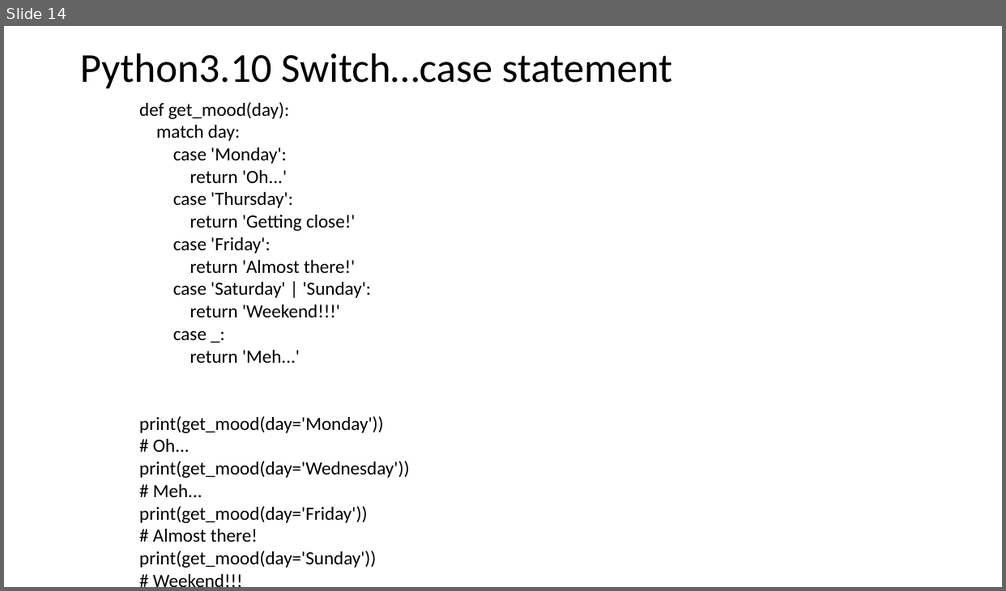
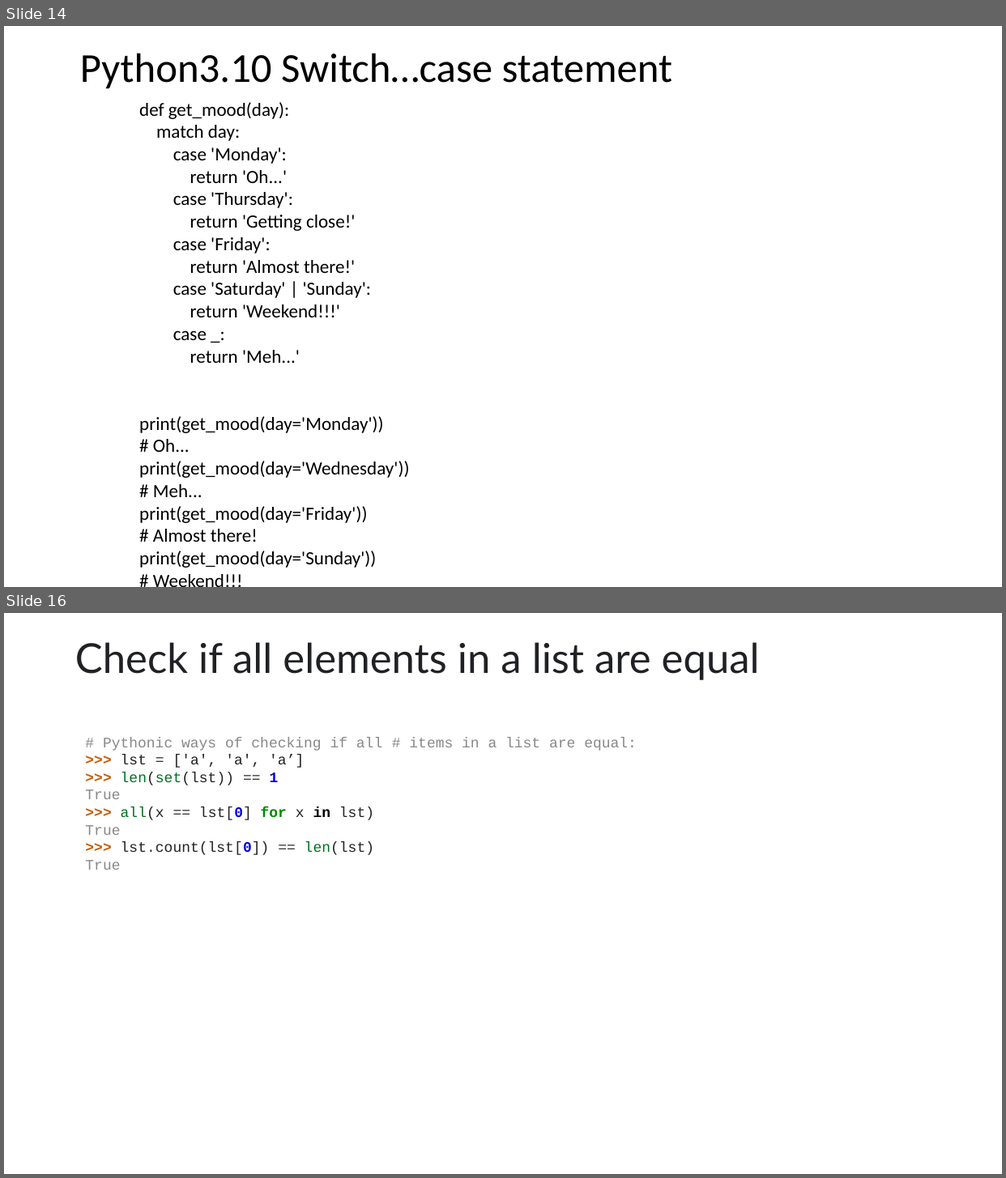
Before and after one commit to sunandanaik/PythonPrograms, a slide deck: Python-Slides/Conditional-Statements-Session#8.pptx. Shown one above the other, each under a label of ours: slide 14 before the commit, slides 14 and 16 after it; the slides between them are not shown. The pictures are 1006x591 and 1006x1178 pixels, drawn with LibreOffice and Linux fonts; fonts in the diff are those of the drawing. Boxes give left, top, right and bottom in pixels: in the first picture for what was removed or moved away, otherwise in the second. Text is boxed around its words. In the diff, an @@ line names an element or a change of style, - is before the commit and + after.

```diff
--- a/Python-Slides/Conditional-Statements-Session#8.pptx
+++ b/Python-Slides/Conditional-Statements-Session#8.pptx
@@ slide 16 added at (4,613,1002,1174), background #FFFFFF @@
@@ title added at (75,642,760,680), 39.6 pt, text #202124 @@
+Check if all elements in a list are equal
@@ text added at (85,737,637,870), 14 pt, text #888888 @@
+# Pythonic ways of checking if all # items in a list are equal: >>> lst = ['a', 'a', 'a’]
+>>> len(set(lst)) == 1
+True
+>>> all(x == lst[0] for x in lst)
+True
+>>> lst.count(lst[0]) == len(lst)
+True
```
Also in this commit, not shown: 1 slide changed, 26 other files.
